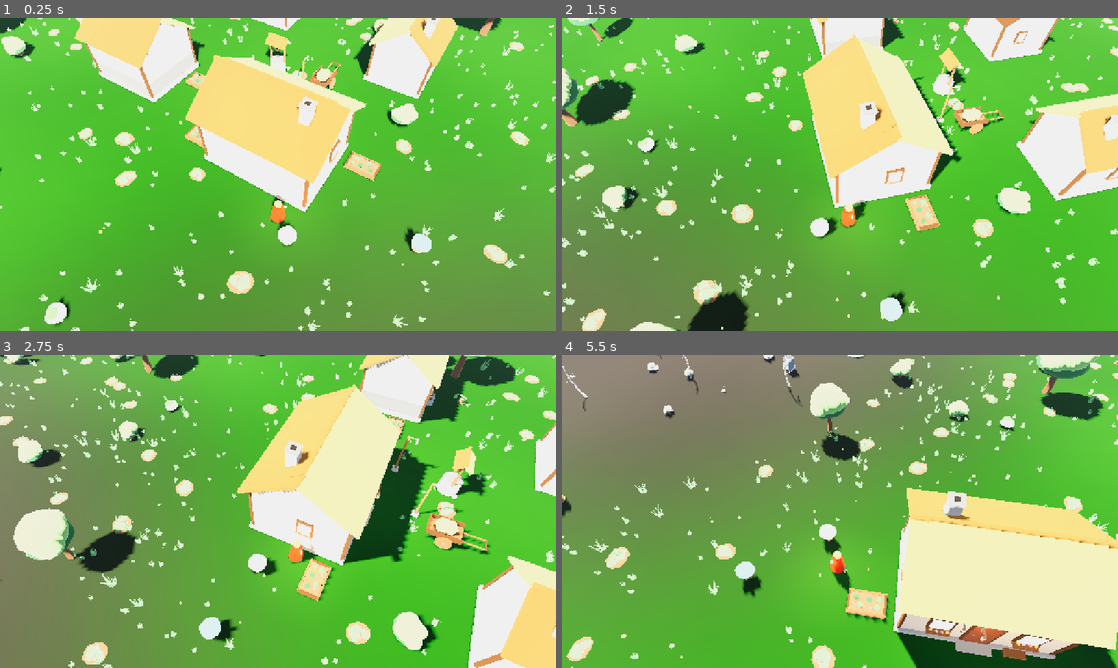
Above: before the commit, frames 1-4 (two rows, left to right).
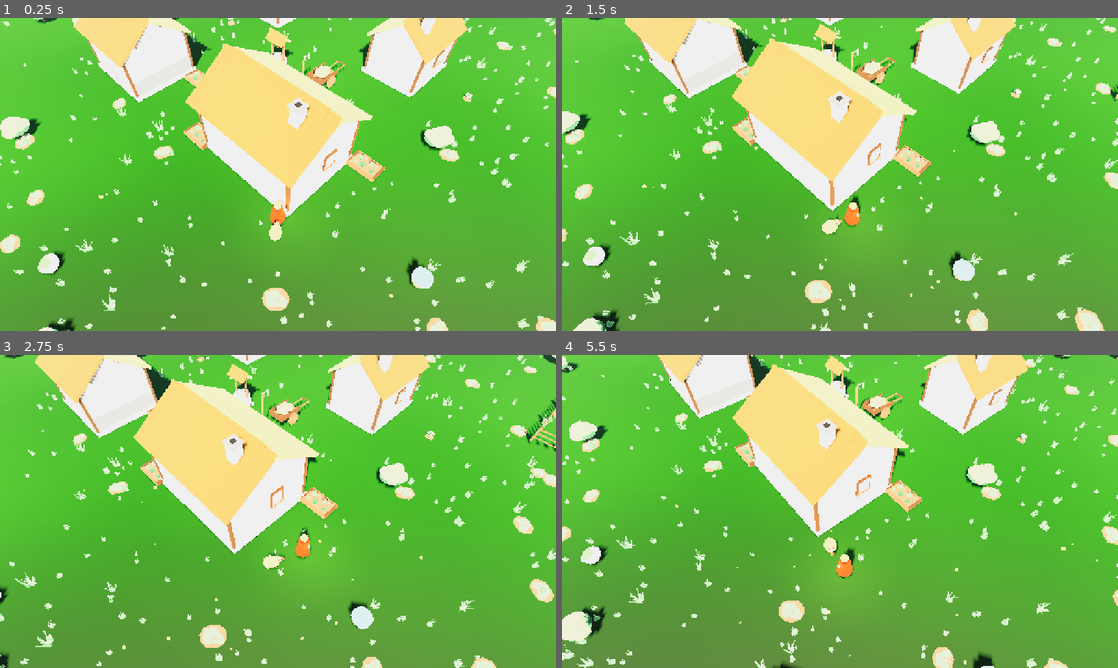
Above: after the commit, the same moments.

Repository: dersley20-create/Lantern
Game: Godot game, scene res://scenes/main.tscn
The game is run twice, just before and just after one commit, with the same random seed, the same clock (stepped at 60 frames per second) and the same inputs.
Inputs (mouse positions are in pixels of both pictures, inside the frame that each line leads up to):
- Up to frame 1 (0.25 s): no input
- Up to frame 2 (1.5 s): tap Enter at 0.5 s; move the mouse to (962, 158) at 0.52 s; hold D 0.53-1.25 s; hold Q 0.53-1.25 s; click (962, 158) at 0.67 s; tap E at 0.8 s; drag from (728, 190) to (812, 237) at 1.27 s
- Up to frame 3 (2.75 s): move the mouse to (333, 442) at 2.02 s; hold D from 2.03 s (still down); hold Q from 2.03 s (still down); click (333, 442) at 2.17 s; tap E at 2.3 s
- Up to frame 4 (5.5 s): release D at 2.75 s; release Q at 2.75 s; drag from (812, 574) to (673, 464) at 2.77 s; move the mouse to (1006, 558) at 3.52 s; hold A 3.53-4.25 s; hold Q 3.53-4.25 s; click (1006, 558) at 3.67 s; tap E at 3.8, 5.3 s; drag from (673, 464) to (756, 433) at 4.27 s; move the mouse to (867, 511) at 5.02 s; hold S from 5.03 s (still down); hold Q from 5.03 s (still down); click (867, 511) at 5.17 s

The runs differ from the first frame. In frame 1, 16% of the frame differs, in the area x 0-100%, y 0-100%; in frame 2, 46%; in frame 3, 67%; in frame 4, 77%.

Commit message:
Keep the high camera, and map a finite planet.
Snap orbit to 45 degree steps, widen pinch zoom around a 28 m view, and cut a hole in cottages and trees that hide the player. Cactoro and Mushnub stay wild. PlanetMap wraps one Earth circumference; the live chunks remain the flat patch described in docs/world/PLANET.md.

Co-authored-by: dersley20-create <dersley20-create@users.noreply.github.com>

Diff:
--- a/assets/shaders/toon.gdshader
+++ b/assets/shaders/toon.gdshader
@@ -16,6 +16,8 @@
 uniform float ambient_level = 0.36;
 uniform float wind_strength = 0.0;
 uniform float light_neutral : hint_range(0.0, 1.0) = 0.0;
+global uniform vec3 occluder_player;
+global uniform vec3 occluder_camera;
 
 void vertex() {
 	// Uniform branch stays off for characters and rocks. Foliage sets wind_strength.
@@ -38,6 +40,26 @@
 	float facing = clamp(dot(NORMAL, VIEW), 0.0, 1.0);
 	float rim = pow(1.0 - facing, 2.4) * rim_strength;
 	EMISSION = emission_color.rgb * emission_energy + ALBEDO * (rim * rim_color.rgb + ambient_level);
+	// Screen-door cutaway so the player stays readable behind a cottage or a tree.
+	// Stays in the opaque pass, which is cheaper than real transparency on a phone.
+	vec3 world_pos = (INV_VIEW_MATRIX * vec4(VERTEX, 1.0)).xyz;
+	vec3 segment = occluder_player - occluder_camera;
+	float segment_len2 = max(dot(segment, segment), 0.001);
+	float along = clamp(dot(world_pos - occluder_camera, segment) / segment_len2, 0.0, 1.0);
+	float off_axis = length(world_pos - (occluder_camera + segment * along));
+	float above = world_pos.y - occluder_player.y;
+	if (along > 0.12 && along < 0.9 && above > 0.25 && off_axis < 1.15) {
+		// Solid cutaway in the middle, a short dither only on the rim.
+		if (off_axis < 0.62) {
+			discard;
+		} else {
+			float fade = smoothstep(1.15, 0.62, off_axis);
+			float dither = fract(sin(dot(floor(world_pos.xz * 12.0), vec2(12.9898, 78.233))) * 43758.5453);
+			if (dither < fade) {
+				discard;
+			}
+		}
+	}
 }
 
 void light() {
--- a/project.godot
+++ b/project.godot
@@ -38,3 +38,14 @@
 lights_and_shadows/directional_shadow/size=1024
 lights_and_shadows/directional_shadow/soft_shadow_filter_quality=0
 environment/defaults/default_clear_color=Color(0.55, 0.64, 0.74, 1)
+
+[shader_globals]
+
+occluder_player={
+"type": "vec3",
+"value": Vector3(0, 0, 0)
+}
+occluder_camera={
+"type": "vec3",
+"value": Vector3(0, 8, 12)
+}
--- a/resources/props/dull_stone.tres
+++ b/resources/props/dull_stone.tres
@@ -10,8 +10,8 @@
 instance_as_scene = true
 once_per_chunk = true
 density = 0.16
-min_scale = 0.95
-max_scale = 1.05
+min_scale = 2.0
+max_scale = 2.0
 max_slope_degrees = 16.0
 max_wellstone = 0.45
 max_per_chunk = 1
--- a/resources/props/wellstone.tres
+++ b/resources/props/wellstone.tres
@@ -10,8 +10,8 @@
 instance_as_scene = true
 once_per_chunk = true
 density = 0.28
-min_scale = 0.95
-max_scale = 1.05
+min_scale = 2.0
+max_scale = 2.0
 max_slope_degrees = 16.0
 min_wellstone = 0.58
 max_per_chunk = 1
--- a/scenes/creatures/companion.tscn
+++ b/scenes/creatures/companion.tscn
@@ -58,12 +58,11 @@
 
 [node name="FirstRaised" type="Node3D" groups=["companion"]]
 script = ExtResource("1_script")
-species = "mushnub"
 
 [node name="VisualRoot" type="Node3D" parent="."]
 
 [node name="Placeholder" type="Node3D" parent="VisualRoot"]
-transform = Transform3D(1.35, 0, 0, 0, 1.35, 0, 0, 0, 1.35, 0, 0, 0)
+transform = Transform3D(1.05, 0, 0, 0, 1.05, 0, 0, 0, 1.05, 0, 0, 0)
 
 [node name="Body" type="MeshInstance3D" parent="VisualRoot/Placeholder"]
 transform = Transform3D(1.15, 0, 0, 0, 0.85, 0, 0, 0, 1.45, 0, 0.36, 0.02)
--- a/scripts/camera/follow_camera.gd
+++ b/scripts/camera/follow_camera.gd
@@ -4,21 +4,22 @@
 ## Pitch stays in the Diablo range; scroll and pinch only change distance.
 
 @export var pitch_degrees: float = 55.0
-@export var distance: float = 16.5
-@export var min_distance: float = 11.0
-@export var max_distance: float = 23.0
-@export var follow_sharpness: float = 4.0
-@export var zoom_sharpness: float = 8.0
-@export var yaw_degrees: float = 32.0
-@export var yaw_speed_degrees: float = 70.0
+@export var distance: float = 16.0
+@export var min_distance: float = 9.0
+@export var max_distance: float = 26.0
+@export var follow_sharpness: float = 2.8
+@export var zoom_sharpness: float = 6.0
+@export var yaw_degrees: float = 45.0
+@export var yaw_step_degrees: float = 45.0
 @export var look_height: float = 1.15
 @export var look_ahead: float = 1.8
 @export var fov: float = 52.0
 
 var _yaw: float = 0.0
 var _yaw_target: float = 0.0
-var _distance: float = 16.5
-var _distance_target: float = 16.5
+var _orbit_bucket: float = 0.0
+var _distance: float = 16.0
+var _distance_target: float = 16.0
 var _anchor: Vector3 = Vector3.ZERO
 var _snapped: bool = false
 var _camera: Camera3D
@@ -37,8 +38,13 @@
 	_camera.current = true
 	_camera.fov = fov
 	_camera.near = 0.2
-	_camera.far = 260.0
-	_yaw = deg_to_rad(yaw_degrees)
+	_camera.far = 420.0
+	var zoom := OS.get_environment("LANTERN_ZOOM")
+	if zoom == "in":
+		distance = min_distance
+	elif zoom == "out":
+		distance = max_distance
+	_yaw = _snap_yaw(deg_to_rad(yaw_degrees))
 	_yaw_target = _yaw
 	_distance = clampf(distance, min_distance, max_distance)
 	_distance_target = _distance
@@ -97,7 +103,12 @@
 			_distance_target += 1.15
 		_distance_target = clampf(_distance_target, min_distance, max_distance)
 	elif event is InputEventMouseMotion and (event.button_mask & MOUSE_BUTTON_MASK_MIDDLE) != 0:
-		_yaw_target -= event.relative.x * 0.005
+		_accumulate_orbit(-event.relative.x * 0.008)
+	elif event is InputEventKey and event.pressed and not event.echo:
+		if event.keycode == KEY_Q:
+			_step_orbit(1.0)
+		elif event.keycode == KEY_E:
+			_step_orbit(-1.0)
 	elif event is InputEventMagnifyGesture:
 		# Trackpad pinch. factor > 1 magnifies, which brings the camera in.
 		_distance_target += (1.0 - event.factor) * 16.0
@@ -105,17 +116,13 @@
 
 
 func _process(delta: float) -> void:
-	if Input.is_physical_key_pressed(KEY_Q):
-		_yaw_target += deg_to_rad(yaw_speed_degrees) * delta
-	if Input.is_physical_key_pressed(KEY_E):
-		_yaw_target -= deg_to_rad(yaw_speed_degrees) * delta
 	if Input.is_physical_key_pressed(KEY_MINUS) or Input.is_physical_key_pressed(KEY_KP_SUBTRACT):
 		_distance_target = clampf(_distance_target + 10.0 * delta, min_distance, max_distance)
 	if Input.is_physical_key_pressed(KEY_EQUAL) or Input.is_physical_key_pressed(KEY_KP_ADD):
 		_distance_target = clampf(_distance_target - 10.0 * delta, min_distance, max_distance)
 	var touch := get_tree().get_first_node_in_group("touch_controls")
 	if touch != null:
-		_yaw_target += float(touch.yaw_delta)
+		_accumulate_orbit(float(touch.yaw_delta))
 		touch.yaw_delta = 0.0
 		_distance_target = clampf(_distance_target + float(touch.zoom_delta), min_distance, max_distance)
 		touch.zoom_delta = 0.0
@@ -144,6 +151,33 @@
 	_camera.global_position = _resolve_collision(look, desired)
 	if _camera.global_position.distance_squared_to(look) > 0.04:
 		_camera.look_at(look, Vector3.UP)
+	var player := _player()
+	if player != null:
+		RenderingServer.global_shader_parameter_set("occluder_player", player.global_position)
+		RenderingServer.global_shader_parameter_set("occluder_camera", _camera.global_position)
+
+
+func _step_orbit(direction: float) -> void:
+	_orbit_bucket = 0.0
+	_yaw_target = _snap_yaw(_yaw_target + direction * _step_radians())
+
+
+func _accumulate_orbit(delta_radians: float) -> void:
+	_orbit_bucket += delta_radians
+	var step := _step_radians()
+	while absf(_orbit_bucket) >= step:
+		var direction := signf(_orbit_bucket)
+		_yaw_target = _snap_yaw(_yaw_target + direction * step)
+		_orbit_bucket -= direction * step
+
+
+func _snap_yaw(yaw: float) -> float:
+	var step := _step_radians()
+	return round(yaw / step) * step
+
+
+func _step_radians() -> float:
+	return deg_to_rad(clampf(yaw_step_degrees, 15.0, 90.0))
 
 
 func _resolve_collision(from: Vector3, to: Vector3) -> Vector3:
--- a/scripts/creatures/companion.gd
+++ b/scripts/creatures/companion.gd
@@ -1,64 +1,24 @@
 extends Node3D
 
-## The player's companion. Mushnub by default; set species to cactoro to swap.
-## Pyreleaf stays in the repo and is not used here. The mesh is authored near
-## 3.5 m, so the visual is instanced at 0.33. An AnimationTree drives Idle,
-## Walk (sped with movement, since there is no run clip), Jump, and Yes/Dance.
-## NK_Cap and NK_Band stay emissive. No collision, so it cannot shove the player.
+## Placeholder companion until the Vuena cat, fox, or owl arrives.
+## Cactoro and Mushnub are wild Nestkin, not this slot. Pyreleaf stays in
+## the repo and is unused. Target height is about 0.6 m. No collision.
 
-const SCALE := 0.33
-const MODELS := {
-	"mushnub": "res://assets/models/creatures/mushnub.glb",
-	"cactoro": "res://assets/models/creatures/cactoro.glb",
-}
-const GLOW_NAMES := ["NK_Cap", "NK_Band"]
+@export var follow_distance: float = 0.7
+@export var side_distance: float = 0.55
+@export var catchup: float = 4.2
 
-@export_enum("mushnub", "cactoro") var species: String = "mushnub"
-@export var follow_distance: float = 0.85
-@export var side_distance: float = 1.05
-@export var catchup: float = 4.5
-
-var _tree: AnimationTree
-var _playback: AnimationNodeStateMachinePlayback
-var _clips := {}
-var _state := ""
-var _lock := 0.0
-var _idle_time := 0.0
-var _rng := RandomNumberGenerator.new()
+var _bob: float = 0.0
 
 
 func _enter_tree() -> void:
 	add_to_group("companion")
 
 
-var _built: bool = false
-
-
 func _ready() -> void:
-	if _built:
-		return
-	_built = true
-	_rng.randomize()
-	var packed := load(_model_path()) as PackedScene
-	var root := get_node_or_null("VisualRoot") as Node3D
-	var placeholder := get_node_or_null("VisualRoot/Placeholder")
-	if packed == null or root == null:
-		if root != null:
-			ToonMaterial.apply_node(root)
-		return
-	var pivot := Node3D.new()
-	pivot.name = "FacePivot"
-	pivot.rotation.y = PI
-	pivot.scale = Vector3.ONE * SCALE
-	root.add_child(pivot)
-	var visual := packed.instantiate()
-	visual.name = species.capitalize()
-	pivot.add_child(visual)
-	_style(visual)
-	var player := _find_animation_player(visual)
-	_bind_tree(player)
-	if placeholder is Node3D:
-		(placeholder as Node3D).visible = false
+	var root := get_node_or_null("VisualRoot")
+	if root != null:
+		ToonMaterial.apply_node(root)
 
 
 func snap_to(body: Node3D) -> void:
@@ -74,59 +34,19 @@
 	var destination := _destination(body)
 	var next := global_position.lerp(destination, 1.0 - exp(-catchup * delta))
 	var ground := _ground_height(next.x, next.z)
+	_bob += delta
 	var speed := 0.0
 	if body is CharacterBody3D:
 		speed = Vector2(body.velocity.x, body.velocity.z).length()
-	var gap := absf(ground - global_position.y)
-	global_position = Vector3(next.x, ground, next.z)
-	var moving := speed > 0.35 or global_position.distance_to(destination) > 0.55
-	if moving:
+	var hop := absf(sin(_bob * 10.0)) * 0.035 if speed > 0.35 else 0.0
+	global_position = Vector3(next.x, ground + hop, next.z)
+	if speed > 0.35:
 		var travel := destination - global_position
 		travel.y = 0.0
 		if travel.length_squared() > 0.02:
 			_turn_toward(global_position + travel.normalized())
 	else:
 		_turn_toward(body.global_position)
-	_drive(delta, moving, speed, gap)
-
-
-func _drive(delta: float, moving: bool, speed: float, gap: float) -> void:
-	if _playback == null:
-		return
-	_lock = maxf(0.0, _lock - delta)
-	if gap > 0.42 and _state != "Jump":
-		_go("Jump", 0.42)
-		return
-	if _lock > 0.0:
-		return
-	if moving:
-		_idle_time = 0.0
-		_set_walk_scale(speed)
-		_go("Walk")
-		return
-	_idle_time += delta
-	if _state == "Idle" and _idle_time > _rng.randf_range(2.6, 4.4):
-		_idle_time = 0.0
-		var fidget := "Dance" if _rng.randf() < 0.45 else "Yes"
-		_go(fidget, 0.7 if fidget == "Dance" else 0.95)
-		return
-	_go("Idle")
-
-
-func _go(state: String, lock_for: float = 0.0) -> void:
-	if _clips.get(state, StringName()) == StringName():
-		state = "Idle"
-	if state == _state:
-		return
-	_state = state
-	_lock = lock_for
-	_playback.travel(state)
-
-
-func _set_walk_scale(speed: float) -> void:
-	var ratio := clampf(speed / 2.4, 0.7, 1.75)
-	if _tree != null:
-		_tree.set("parameters/Walk/timescale/scale", ratio)
 
 
 func _destination(body: Node3D) -> Vector3:
@@ -156,129 +76,3 @@
 	if flat.length_squared() < 0.02:
 		return
 	look_at(global_position + flat.normalized(), Vector3.UP)
-
-
-func _model_path() -> String:
-	if MODELS.has(species):
-		return String(MODELS[species])
-	species = "mushnub"
-	return String(MODELS["mushnub"])
-
-
-func _bind_tree(player: AnimationPlayer) -> void:
-	if player == null:
-		return
-	for suffix in ["Idle", "Walk", "Jump", "Yes", "Dance"]:
-		var clip_name := _find_clip(player, suffix)
-		_clips[suffix] = clip_name
-		if clip_name == StringName():
-			continue
-		var clip := player.get_animation(clip_name)
-		if clip == null:
-			continue
-		clip.loop_mode = Animation.LOOP_LINEAR if suffix == "Idle" or suffix == "Walk" else Animation.LOOP_NONE
-	_tree = AnimationTree.new()
-	_tree.name = "CompanionTree"
-	add_child(_tree)
-	_tree.anim_player = _tree.get_path_to(player)
-	_tree.tree_root = _machine()
-	_tree.active = true
-	_playback = _tree.get("parameters/playback") as AnimationNodeStateMachinePlayback
-	_state = "Idle"
-
-
-func _machine() -> AnimationNodeStateMachine:
-	var machine := AnimationNodeStateMachine.new()
-	_add_state(machine, "Idle", false)
-	_add_state(machine, "Walk", true)
-	_add_state(machine, "Jump", false)
-	_add_state(machine, "Yes", false)
-	_add_state(machine, "Dance", false)
-	_link(machine, "Start", "Idle", 0.0, false)
-	_link(machine, "Idle", "Walk", 0.15, false)
-	_link(machine, "Walk", "Idle", 0.18, false)
-	_link(machine, "Idle", "Jump", 0.05, false)
-	_link(machine, "Walk", "Jump", 0.05, false)
-	_link(machine, "Jump", "Idle", 0.1, true)
-	_link(machine, "Idle", "Yes", 0.1, false)
-	_link(machine, "Idle", "Dance", 0.1, false)
-	_link(machine, "Yes", "Idle", 0.12, true)
-	_link(machine, "Dance", "Idle", 0.12, true)
-	_link(machine, "Yes", "Walk", 0.1, false)
-	_link(machine, "Dance", "Walk", 0.1, false)
-	return machine
-
-
-func _add_state(machine: AnimationNodeStateMachine, state: String, scaled: bool) -> void:
-	var clip_name: StringName = _clips.get(state, StringName())
-	var anim := AnimationNodeAnimation.new()
-	if clip_name != StringName():
-		anim.animation = clip_name
-	if not scaled:
-		machine.add_node(state, anim)
-		return
-	var blend := AnimationNodeBlendTree.new()
-	var scale := AnimationNodeTimeScale.new()
-	blend.add_node("anim", anim)
-	blend.add_node("timescale", scale)
-	blend.connect_node("timescale", 0, "anim")
-	blend.connect_node("output", 0, "timescale")
-	machine.add_node(state, blend)
-
-
-func _link(machine: AnimationNodeStateMachine, from: String, to: String, fade: float, auto_end: bool) -> void:
-	var transition := AnimationNodeStateMachineTransition.new()
-	transition.xfade_time = fade
-	if auto_end:
-		transition.switch_mode = AnimationNodeStateMachineTransition.SWITCH_MODE_AT_END
-		transition.advance_mode = AnimationNodeStateMachineTransition.ADVANCE_MODE_AUTO
-	else:
-		transition.switch_mode = AnimationNodeStateMachineTransition.SWITCH_MODE_IMMEDIATE
-	machine.add_transition(from, to, transition)
-
-
-func _find_clip(player: AnimationPlayer, suffix: String) -> StringName:
-	for name in player.get_animation_list():
-		var text := String(name)
-		if text == suffix or text.ends_with("|" + suffix):
-			return name
-	return StringName()
-
-
-func _style(node: Node) -> void:
-	if node is MeshInstance3D:
-		var mesh_instance := node as MeshInstance3D
-		if mesh_instance.mesh != null:
-			for index in mesh_instance.mesh.get_surface_count():
-				var source := mesh_instance.get_surface_override_material(index)
-				if source == null:
-					source = mesh_instance.mesh.surface_get_material(index)
-				var mat := ToonMaterial.from_source(source)
-				var material_name := String(source.resource_name) if source != null else ""
-				if GLOW_NAMES.has(material_name):
-					var energy := float(mat.get_shader_parameter("emission_energy"))
-					mat.set_shader_parameter("emission_energy", maxf(energy, 1.5))
-					mat.set_shader_parameter("emission_color", _emission_color(source))
-				mesh_instance.set_surface_override_material(index, mat)
-	for child in node.get_children():
-		_style(child)
-
-
-func _emission_color(source: Material) -> Color:
-	if source is StandardMaterial3D:
-		var standard := source as StandardMaterial3D
-		var glow := maxf(standard.emission.r, maxf(standard.emission.g, standard.emission.b))
-		if glow > 0.02:
-			return standard.emission
-		return standard.albedo_color
-	return Color(0.45, 0.9, 0.75)
-
-
-func _find_animation_player(node: Node) -> AnimationPlayer:
-	if node is AnimationPlayer:
-		return node as AnimationPlayer
-	for child in node.get_children():
-		var found := _find_animation_player(child)
-		if found != null:
-			return found
-	return null
--- a/scripts/main.gd
+++ b/scripts/main.gd
@@ -39,6 +39,12 @@
 		stand = _world.find_biome_stand(biome_name)
 	_player.global_position = stand
 	_player.velocity = Vector3.ZERO
+	if OS.get_environment("LANTERN_OCCLUDER") == "1":
+		var yaw := deg_to_rad(45.0)
+		var ahead := Vector3(-sin(yaw), 0.0, -cos(yaw))
+		var shifted := stand + ahead * 7.2
+		shifted.y = _world.sample_height(shifted.x, shifted.z) + 0.4
+		_player.global_position = shifted
 	print("Lantern stand=%s biome_request=%s" % [stand, biome_name])
 	if _companion.has_method("snap_to"):
 		_companion.snap_to(_player)
@@ -55,7 +61,7 @@
 
 
 func _place_wellstone_pair() -> void:
-	var yaw := deg_to_rad(32.0)
+	var yaw := deg_to_rad(45.0)
 	var forward := Vector3(-sin(yaw), 0.0, -cos(yaw))
 	var right := Vector3(cos(yaw), 0.0, -sin(yaw))
 	var origin := _player.global_position
--- a/scripts/tests/test_world.gd
+++ b/scripts/tests/test_world.gd
@@ -18,6 +18,7 @@
 	preload("res://scripts/world/world_config.gd")
 	preload("res://scripts/world/terrain_params.gd")
 	preload("res://scripts/world/village.gd")
+	preload("res://scripts/world/planet.gd")
 	preload("res://scripts/world/terrain_sampler.gd")
 	preload("res://scripts/world/chunk_mesher.gd")
 	preload("res://scripts/world/wild_spawn.gd")
@@ -43,6 +44,7 @@
 	_check_hearth_pond(failures)
 	_check_companion(failures)
 	_check_village_files(failures)
+	_check_planet(failures)
 	_finish(failures)
 	return 0 if failures.is_empty() else 1
 
@@ -362,18 +364,26 @@
 	get_root().add_child(companion)
 	if not companion.is_node_ready():
 		companion._ready()
-	_expect(failures, String(companion.get("species")) == "mushnub", "mushnub is the default companion")
-	var tree := companion.get_node_or_null("CompanionTree") as AnimationTree
-	_expect(failures, tree != null and tree.active, "companion drives an AnimationTree")
-	var playback = tree.get("parameters/playback") if tree != null else null
-	_expect(failures, playback is AnimationNodeStateMachinePlayback, "companion tree is a state machine")
-	companion.free()
+	_expect(failures, companion.get_node_or_null("CompanionTree") == null, "companion is not a Nestkin")
+	_expect(failures, companion.get_node_or_null("VisualRoot/Placeholder") != null, "companion keeps the small placeholder")
+	companion.queue_free()
 
 
 func _check_village_files(failures: Array[String]) -> void:
 	for filename in ["village_grandmother_cottage.glb", "village_cottage_a.glb", "village_cottage_b.glb", "village_cottage_c.glb", "village_well.glb", "village_lantern_post.glb", "village_cart.glb", "village_garden_bed.glb"]:
 		_expect(failures, FileAccess.file_exists("res://assets/models/village/%s" % filename), "village file %s" % filename)
 	_expect(failures, not VillageLayout.enabled, "village pad stays off in tests")
+
+
+func _check_planet(failures: Array[String]) -> void:
+	var wrapped := PlanetMap.wrap_xz(10.0, -25.0)
+	_expect(failures, wrapped.distance_to(Vector2(10.0, -25.0)) < 0.001, "near positions stay put")
+	var around := PlanetMap.wrap_xz(PlanetMap.CIRCUMFERENCE_M + 12.0, -4.0)
+	_expect(failures, around.distance_to(Vector2(12.0, -4.0)) < 0.05, "easting wraps one circumference")
+	_expect(failures, absf(PlanetMap.longitude_deg(0.0)) < 0.001, "zero easting is longitude zero")
+	_expect(failures, absf(PlanetMap.latitude_deg(0.0)) < 0.001, "zero northing is the equator")
+	var lon := PlanetMap.longitude_deg(PlanetMap.RADIUS_M * PI)
+	_expect(failures, absf(absf(lon) - 180.0) < 0.2 or absf(lon) < 0.2, "half a turn of longitude wraps")
 
 
 func _find_named(node: Node, type_name: String) -> Node:
--- a/scripts/world/farm_plot.gd
+++ b/scripts/world/farm_plot.gd
@@ -21,7 +21,7 @@
 	root.name = "HearthvaleFarm"
 	chunk.add_child(root)
 	# Default camera yaw is 32 degrees. Place the plot in front of that view.
-	var yaw := deg_to_rad(32.0)
+	var yaw := deg_to_rad(45.0)
 	var forward := Vector3(-sin(yaw), 0.0, -cos(yaw))
 	var right := Vector3(cos(yaw), 0.0, -sin(yaw))
 	# Beside Bramblecross, clear of the cottages and the well.
--- a/scripts/world/hearthvale_water.gd
+++ b/scripts/world/hearthvale_water.gd
@@ -45,7 +45,7 @@
 
 
 static func nearest_stand(params: TerrainParams, noises: Dictionary, around: Vector3) -> Vector3:
-	var yaw := deg_to_rad(32.0)
+	var yaw := deg_to_rad(45.0)
 	var forward := Vector3(-sin(yaw), 0.0, -cos(yaw))
 	var best := around
 	var best_dist := 1.0e20
--- /dev/null
+++ b/scripts/world/planet.gd
@@ -0,0 +1,37 @@
+class_name PlanetMap
+extends RefCounted
+
+## Earth-sized mapping for a future sphere. The playable build still stands
+## on a local tangent patch. These helpers wrap that patch into one finite
+## circumference and turn metres into longitude and latitude. They do not
+## move chunks yet. See docs/world/PLANET.md.
+
+const RADIUS_M := 6371000.0
+const CIRCUMFERENCE_M := TAU * RADIUS_M
+
+
+static func wrap_component(metres: float) -> float:
+	var half := CIRCUMFERENCE_M * 0.5
+	return fposmod(metres + half, CIRCUMFERENCE_M) - half
+
+
+static func wrap_xz(x: float, z: float) -> Vector2:
+	return Vector2(wrap_component(x), wrap_component(z))
+
+
+## Easting is longitude. Northing is latitude. Both are degrees.
+## Latitude clamps at the poles; longitude wraps all the way around.
+static func longitude_deg(east_m: float) -> float:
+	return rad_to_deg(wrap_component(east_m) / RADIUS_M)
+
+
+static func latitude_deg(north_m: float) -> float:
+	var wrapped := wrap_component(north_m)
+	var lat := clampf(wrapped / RADIUS_M, -PI * 0.5, PI * 0.5)
+	return rad_to_deg(lat)
+
+
+static func same_point(a: Vector2, b: Vector2) -> bool:
+	var wa := wrap_xz(a.x, a.y)
+	var wb := wrap_xz(b.x, b.y)
+	return wa.distance_to(wb) < 0.01
--- a/scripts/world/village.gd
+++ b/scripts/world/village.gd
@@ -6,7 +6,7 @@
 ## Doors face local -Z (the artist's +Y front, after the glTF axis swap).
 
 const MODEL := "res://assets/models/village/%s.glb"
-const YAW := 0.5585053606381855
+const YAW := PI / 4.0
 
 static var enabled: bool = false
 static var origin := Vector2.ZERO
--- a/scripts/world/world_streamer.gd
+++ b/scripts/world/world_streamer.gd
@@ -101,7 +101,7 @@
 
 func _find_shore_stand() -> Vector3:
 	# Default camera yaw is 32°, so the sea needs to sit along that look direction.
-	var yaw := deg_to_rad(32.0)
+	var yaw := deg_to_rad(45.0)
 	var forward := Vector3(-sin(yaw), 0.0, -cos(yaw))
 	var water := _params.sea_level + WaterSheet.SURFACE_LIFT
 	var best := Vector3(1.0e20, 0.0, 0.0)
Not shown, added: scripts/world/planet.gd.uid
Not shown, added: docs/world/PLANET.md
